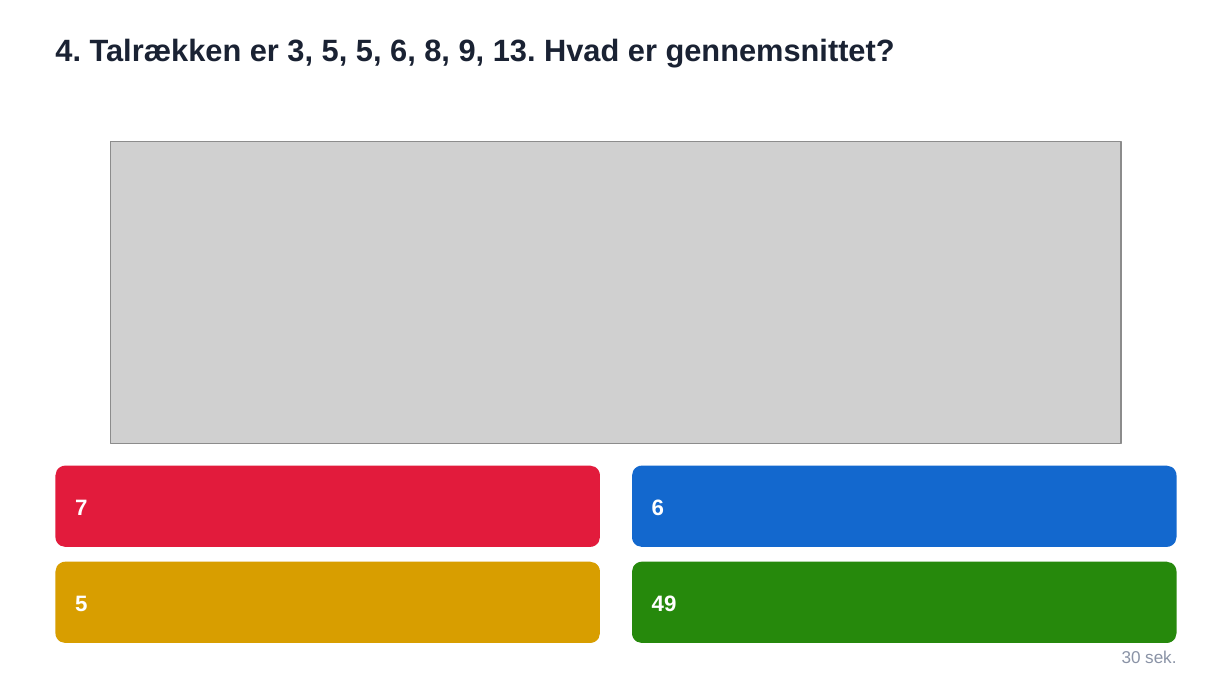
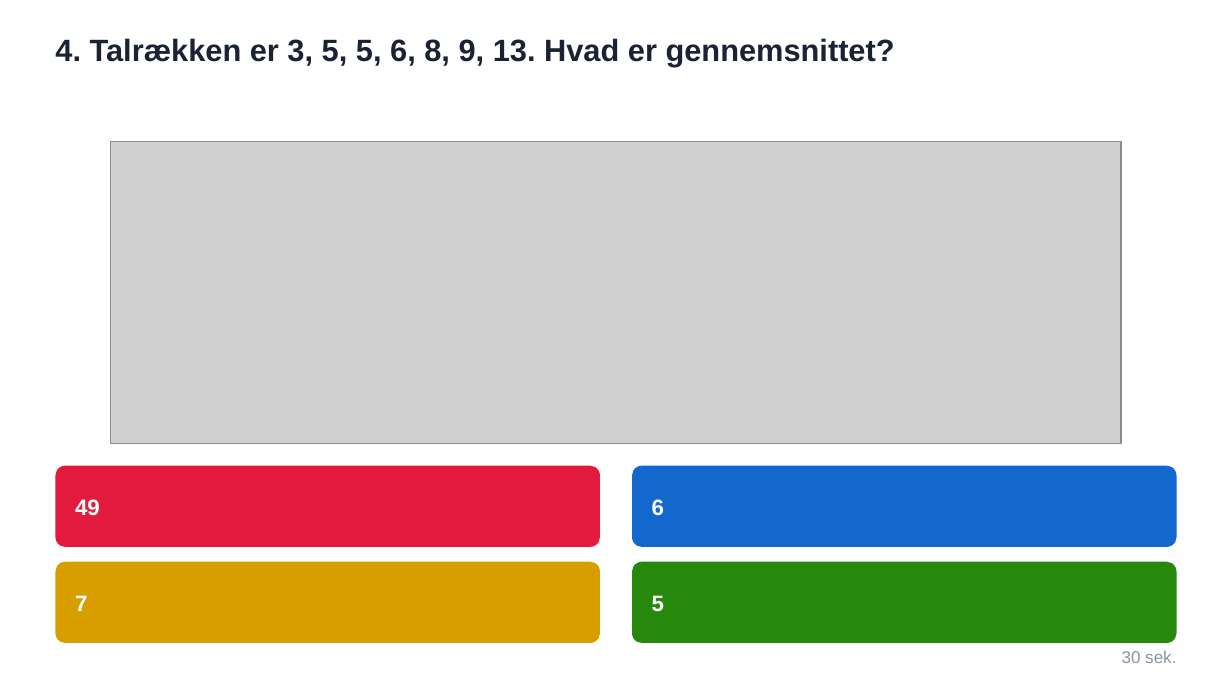
Before and after one commit to mibelibsen/kontiki, a slide deck: slide 5 of facit/kahoot-statistik-2026-09-11.pptx. Drawn at 1232x693 pixels with LibreOffice and Linux fonts; fonts in the diff are those of the drawing; grey boxes stand for pictures. Boxes give left, top, right and bottom in pixels: in the first picture for what was removed or moved away, otherwise in the second. Text is boxed around its words. In the diff, an @@ line names an element or a change of style, - is before the commit and + after.

```diff
--- a/facit/kahoot-statistik-2026-09-11.pptx
+++ b/facit/kahoot-statistik-2026-09-11.pptx
@@ text added at (75, 499, 100, 515), 13 pt, text #FFFFFF, bold @@
+49
@@ text "7": place and size @@
-text "7" at (75, 499, 87, 515)
+text "7" at (75, 595, 87, 611)
@@ text removed at (75, 595, 87, 612) @@
-5
@@ text at (652, 595, 664, 612): text changed @@
-49
+5
```
Also in this commit, not shown: 27 other slides changed, 7 other files.
